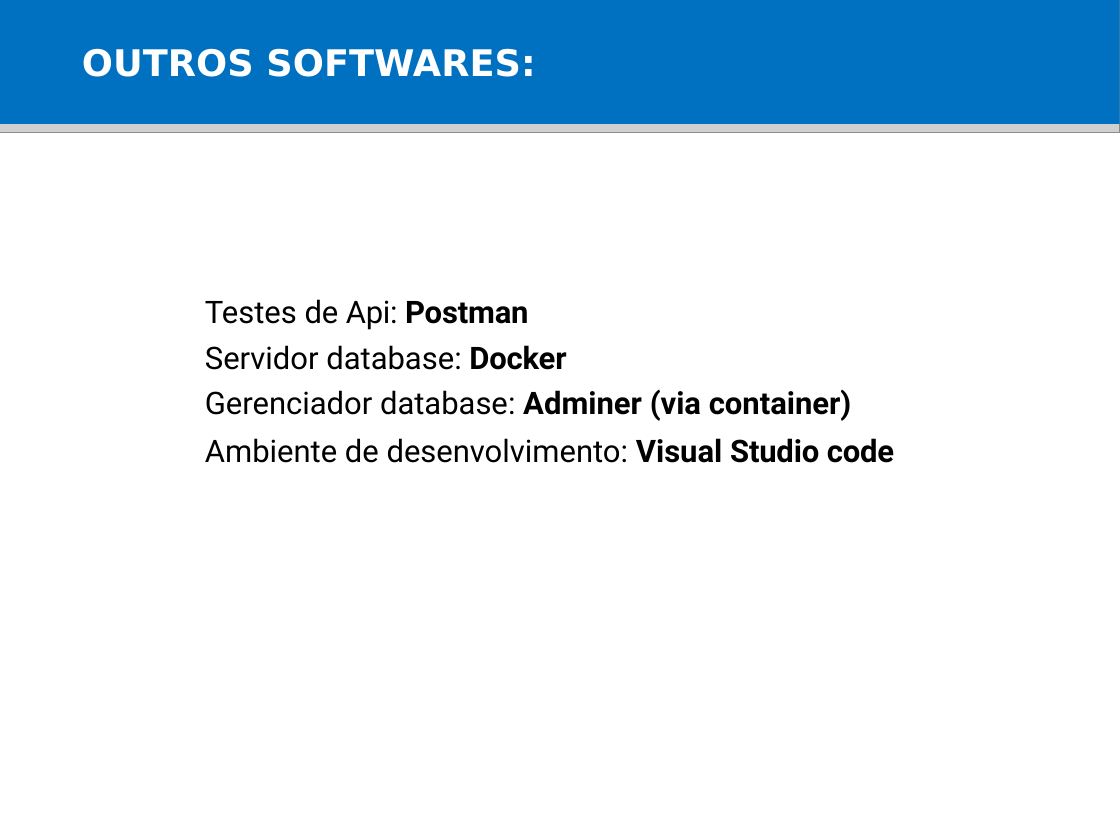
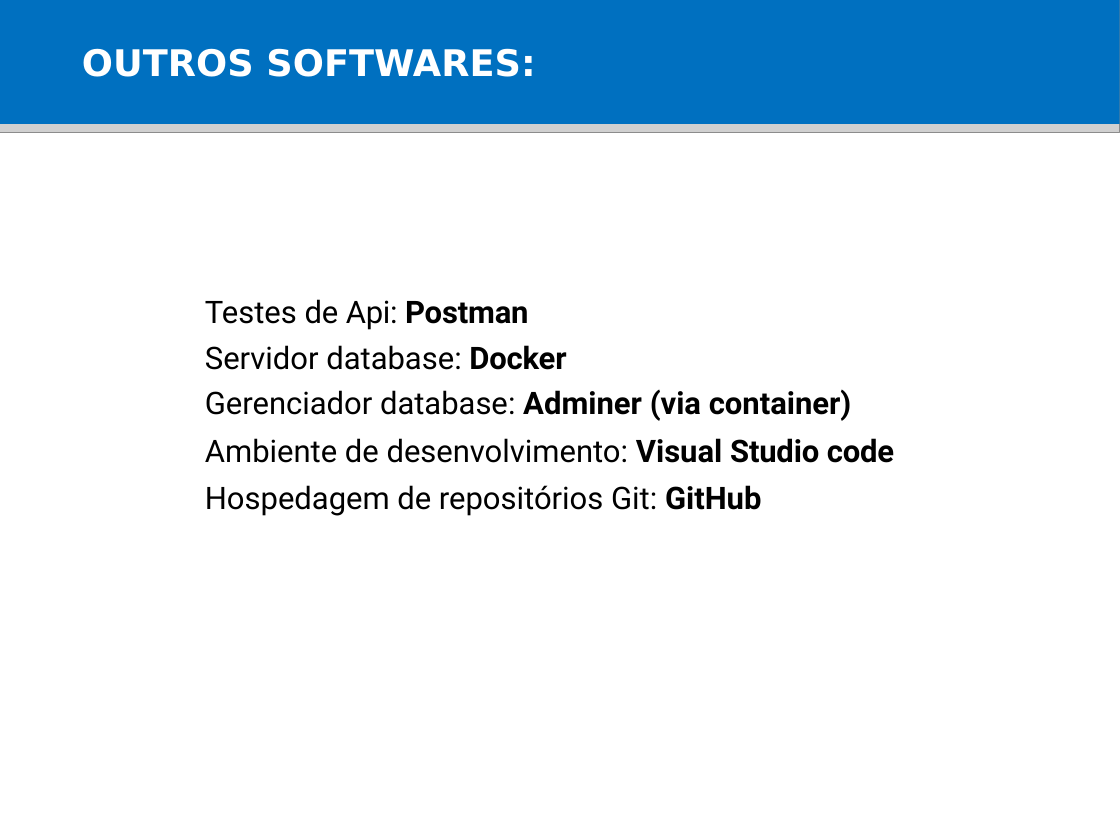
Before and after one commit to HudsonCarneiro/FleetPlus, a slide deck: slide 6 of Docs/Slides/Slide FleetPlus II.pptx. Drawn at 1120x840 pixels with LibreOffice and Linux fonts; fonts in the diff are those of the drawing; grey boxes stand for pictures; background and template pictures are left out. Boxes give left, top, right and bottom in pixels: in the first picture for what was removed or moved away, otherwise in the second. Text is boxed around its words. In the diff, an @@ line names an element or a change of style, - is before the commit and + after.

```diff
--- a/Docs/Slides/Slide FleetPlus II.pptx
+++ b/Docs/Slides/Slide FleetPlus II.pptx
@@ text at [205,485,761,516]: paragraph added @@
+Hospedagem de repositórios Git: GitHub
```
